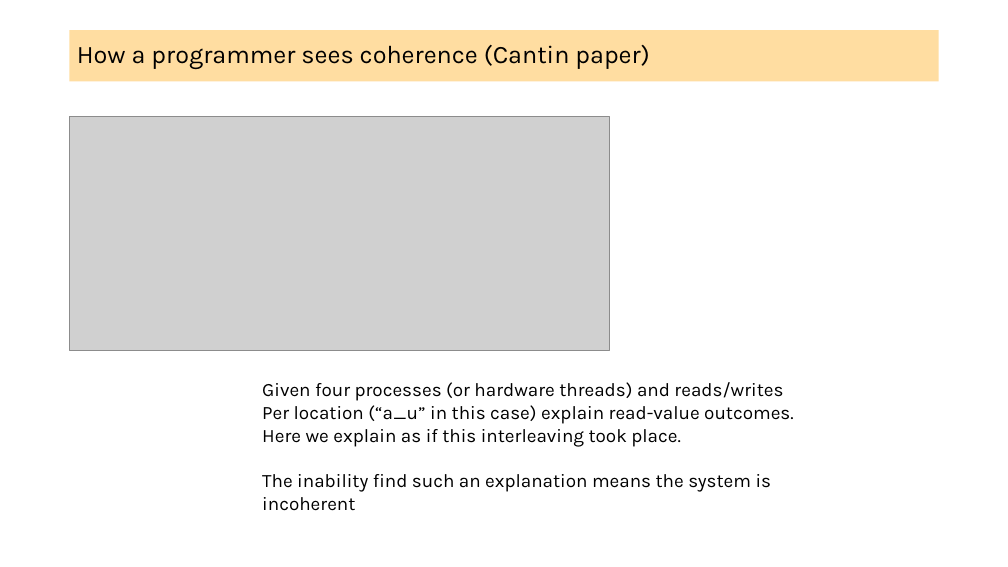
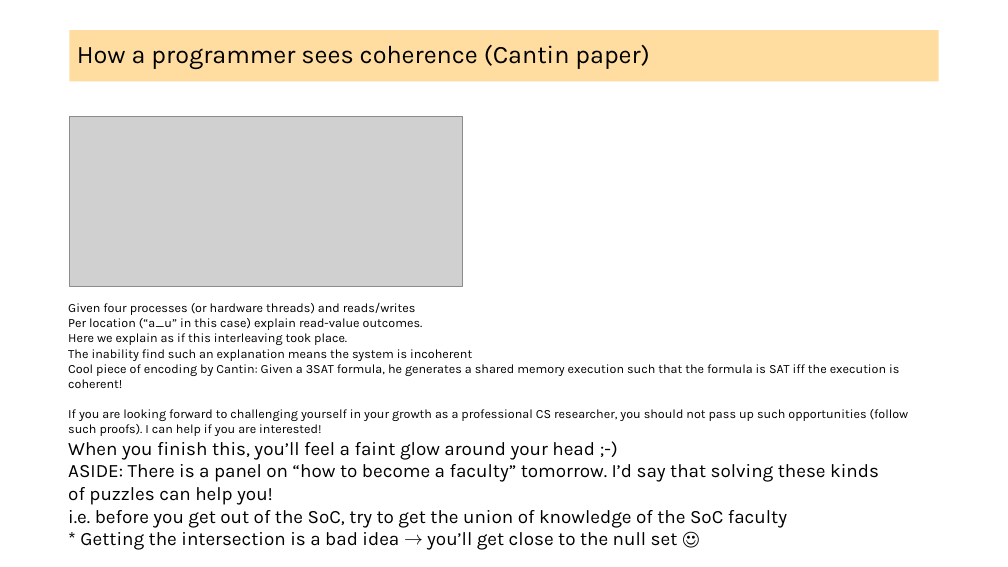
Before and after one commit to ganeshutah/cs6110s22, a slide deck: slide 5 of Lec19/Lec19.pptx. Drawn at 1008x567 pixels with LibreOffice and Linux fonts; fonts in the diff are those of the drawing; grey boxes stand for pictures. Boxes give left, top, right and bottom in pixels: in the first picture for what was removed or moved away, otherwise in the second. Text is boxed around its words. In the diff, an @@ line names an element or a change of style, - is before the commit and + after.

```diff
--- a/Lec19/Lec19.pptx
+++ b/Lec19/Lec19.pptx
@@ picture: place and size @@
-picture at [70,116,609,351]
+picture at [70,116,463,287]
@@ text "Given four processes (or hardware ...": place and size @@
-text "Given four processes (or hardware ..." at [262,382,794,492]
+text "Given four processes (or hardware ..." at [68,303,909,550]
@@ text at [68,303,472,361]: size 18 to 12 pt in "Given four processes (or hardware threads) and ...", "Per location (“a_u” in this case) explain ...", "Here we explain as if this interleaving ...", "The inability find such an explanation means ..." @@
@@ text at [68,364,909,550]: paragraphs added @@
+Cool piece of encoding by Cantin: Given a 3SAT formula, he generates a shared memory execution such that the formula is SAT iff the execution is coherent!
+If you are looking forward to challenging yourself in your growth as a professional CS researcher, you should not pass up such opportunities (follow such proofs). I can help if you are interested!
+When you finish this, you’ll feel a faint glow around your head ;-)
+ASIDE: There is a panel on “how to become a faculty” tomorrow. I’d say that solving these kinds
+of puzzles can help you!
+i.e. before you get out of the SoC, try to get the union of knowledge of the SoC faculty
+* Getting the intersection is a bad idea → you’ll get close to the null set ☺
```
Also in this commit, not shown: 1 slide added, 1 other file.
